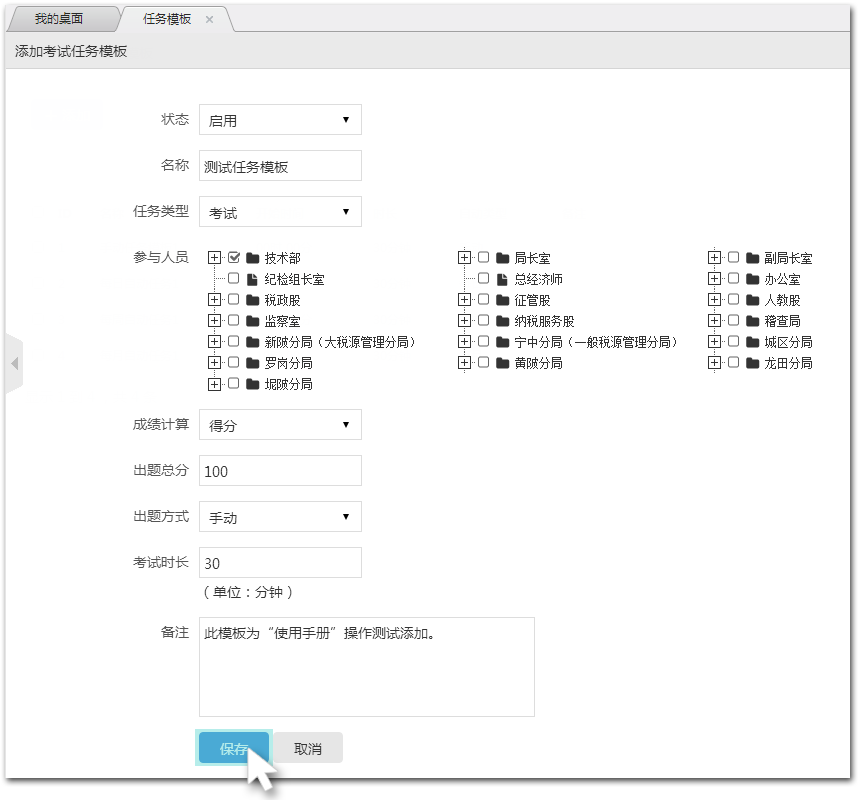
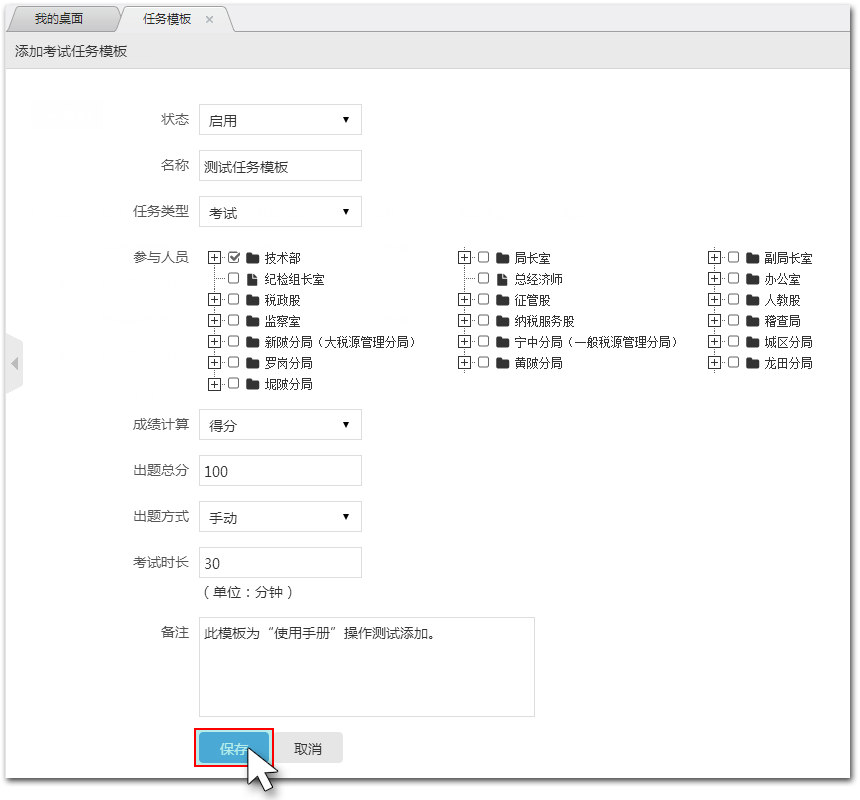
The second 860x800 image is a revision of the first. Changes to its layers:
added layer "图层 10" in group "保存指示层（小）" over [194, 728, 274, 767]
